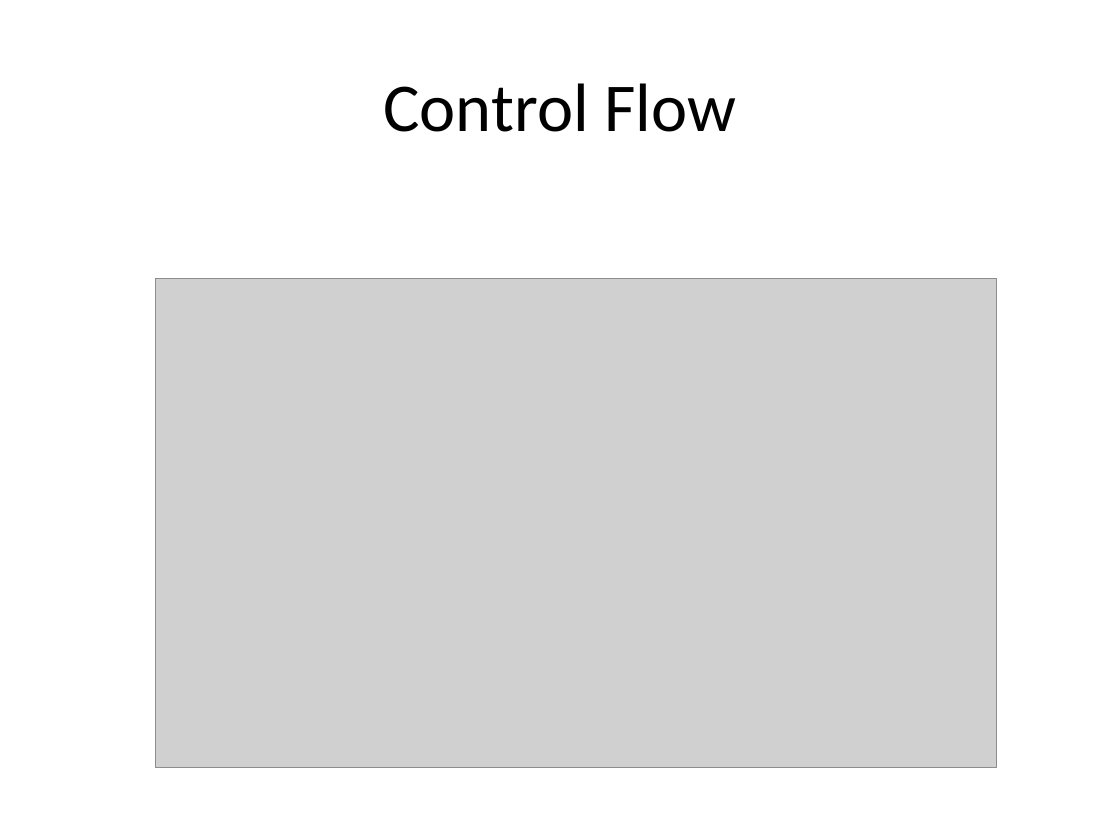
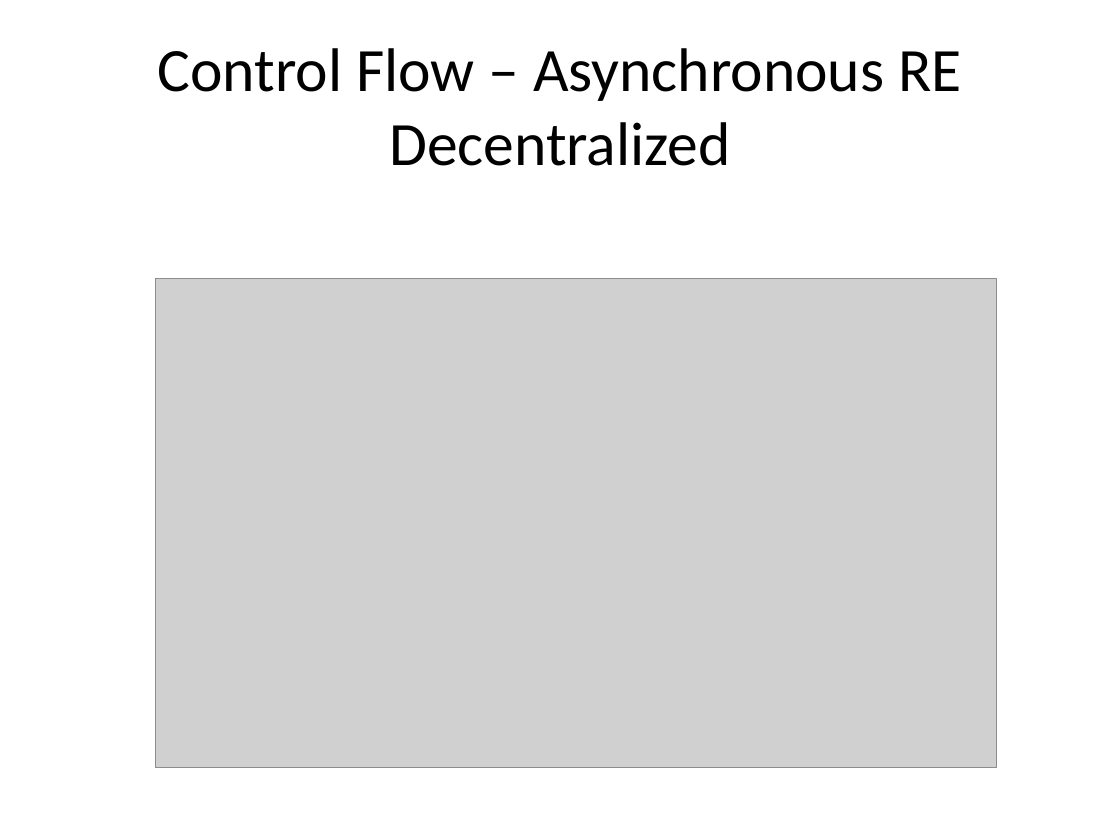
Before and after one commit to saga-project/saga-cpp-legacy-projects, a slide deck: slide 13 of papers/async-re/data/RE.pptx. Drawn at 1120x840 pixels with LibreOffice and Linux fonts; fonts in the diff are those of the drawing; grey boxes stand for pictures. Boxes give left, top, right and bottom in pixels: in the first picture for what was removed or moved away, otherwise in the second. Text is boxed around its words. In the diff, an @@ line names an element or a change of style, - is before the commit and + after.

```diff
--- a/papers/async-re/data/RE.pptx
+++ b/papers/async-re/data/RE.pptx
@@ title at <box>157,48,961,166</box>: text changed; size 44 to 39.6 pt @@
-Control Flow
+Control Flow – Asynchronous RE Decentralized
```
Also in this commit, not shown: 8 other slides changed, 4 slides added, 1 slide removed, 3 other files.
